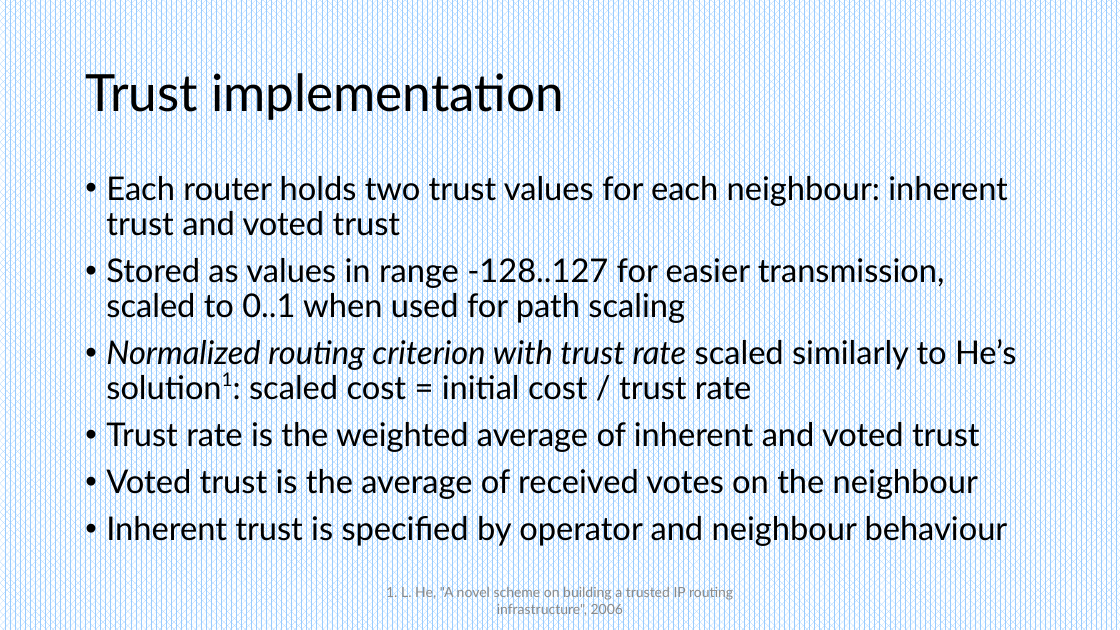
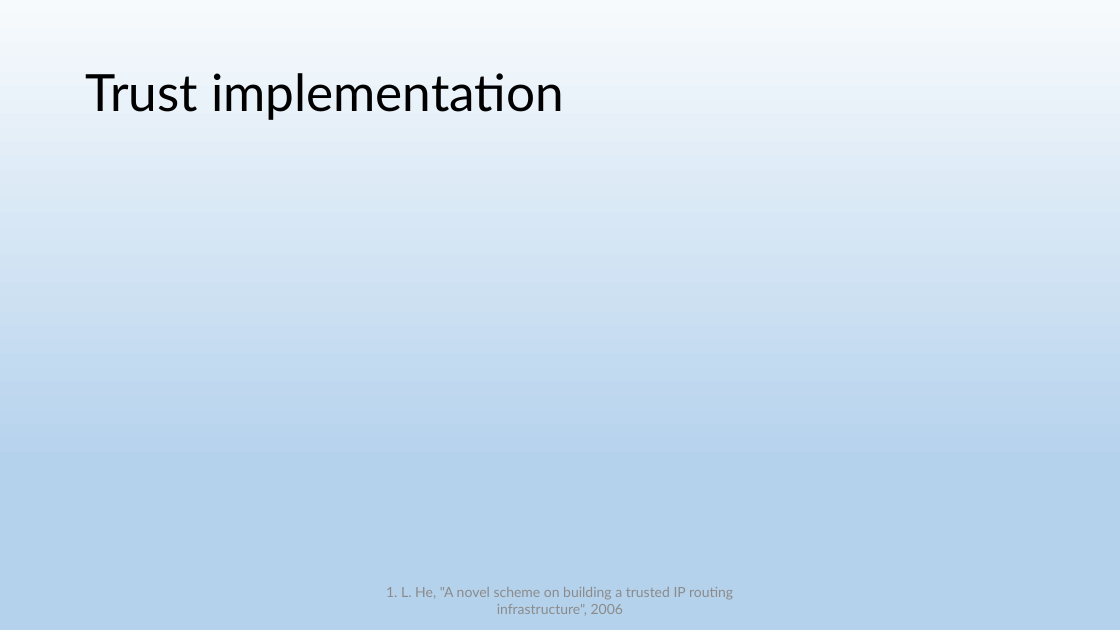
Before and after one commit to Nikheln/BGP-simulator, a slide deck: slide 15 of doc/BGP Simulator.pptx. Drawn at 1120x630 pixels with LibreOffice and Linux fonts; fonts in the diff are those of the drawing; grey boxes stand for pictures. Boxes give left, top, right and bottom in pixels: in the first picture for what was removed or moved away, otherwise in the second. Text is boxed around its words. In the diff, an @@ line names an element or a change of style, - is before the commit and + after.

```diff
--- a/doc/BGP Simulator.pptx
+++ b/doc/BGP Simulator.pptx
@@ background pattern #99CCFF on #FFFFFF to gradient #F7FAFD to #B5D2EC @@
@@ text removed at box(106, 171, 1016, 547) @@
-• Each router holds two trust values for each neighbour: inherent trust and voted trust
-• Stored as values in range -128..127 for easier transmission, scaled to 0..1 when used for path scaling
-• Normalized routing criterion with trust rate scaled similarly to He’s solution1: scaled cost = initial cost / trust rate
-• Trust rate is the weighted average of inherent and voted trust
-• Voted trust is the average of received votes on the neighbour
-• Inherent trust is specified by operator and neighbour behaviour
```
Also in this commit, not shown: 14 other slides changed, 2 slides added, 1 slide removed, 4 other files.
